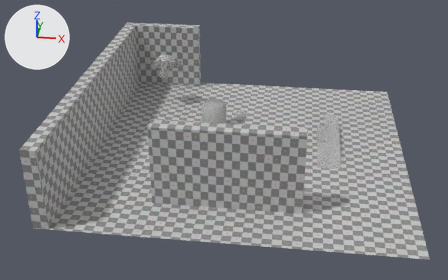
The Blender file tools/blendfiles/07-Physics.blend: old version first, new version second.
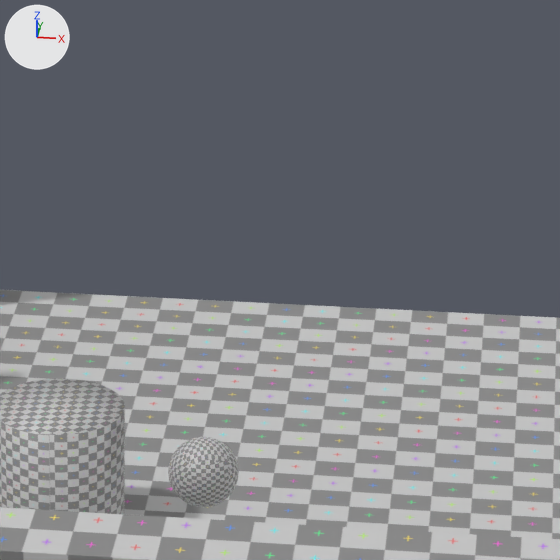
Each version is shown whole from a 50 mm lens placed at (14.0, -157.2, 87.8), pointed at (-5.3, -4.2, 4.2), then close up on the part from 45% to 68% of the width and 11% to 47% of the height. The lights are fixed; the arrows at upper left show +X, +Y and +Z.

The scene before the commit, as lines of its bpy script (objects in view):
```python
me_cylinder = bpy.data.meshes.new('Cylinder')
me_cylinder.from_pydata(...)  # 65 vertices, 64 faces; spans x -3.67..3.67, y -3.67..3.67, z -3.67..3.67
me_cylinder.polygons.foreach_set('use_smooth', [True] * 64)
me_cylinder.materials.append(mat_untitled)  # picture img_untitled
me_main = bpy.data.meshes.new('Main')
me_main.from_pydata(...)  # 41 vertices, 33 faces; spans x -45.3..45.3, y -45.3..45.3, z 0.0..21.2
me_main.materials.append(mat_untitled)  # picture img_untitled
me_sphere = bpy.data.meshes.new('Sphere')
me_sphere.from_pydata(...)  # a UV sphere (32 segments, 32 rings, poles along z) spanning x -1.88..1.88, y -1.88..1.88, z -1.88..1.88
me_sphere.materials.append(mat_untitled)  # picture img_untitled
ob_cylinder = bpy.data.objects.new('Cylinder', me_cylinder)
ob_cylinder.location = (-10.36, 12.16, 3.82)
ob_mainmesh = bpy.data.objects.new('MainMesh', me_main)
ob_mainmesh.location = (0.0, 0.0, 0.0)
ob_sphere = bpy.data.objects.new('Sphere', me_sphere)
ob_sphere.location = (-1.51, 4.69, 7.63)
```
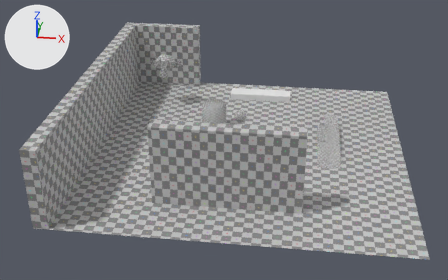
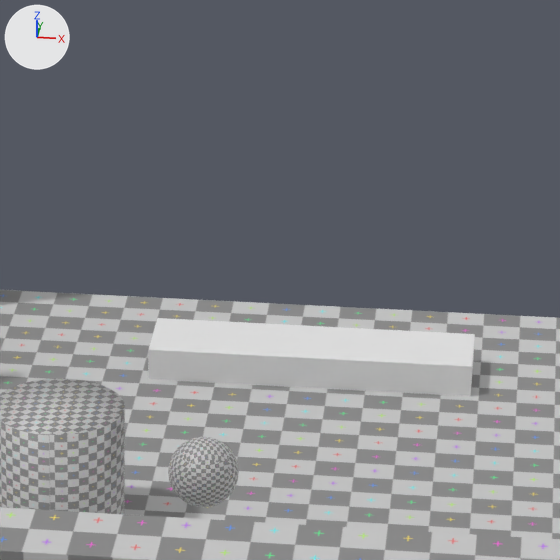
Commit message: Replaced "trigger" references with "sensor".

The change, as a diff of the scene's bpy script:
```diff
--- a/tools/blendfiles/07-Physics.blend.py
+++ b/tools/blendfiles/07-Physics.blend.py
@@ me_sensor1 @@
+me_sensor1.from_pydata(...)  # a box spanning x -9.9..9.9, y -2.4..2.4, z -1.0..1.0
@@ ob_sensor1 @@
+ob_sensor1 = bpy.data.objects.new('Sensor1', me_sensor1)
+ob_sensor1.location = (2.24, 35.0, 1.0)
```

Location of each change, (x1, y1, x2, y2) in pixels of the close-ups (560 x 560 px):
'Sensor1', added
    after: (148, 318, 475, 396)
